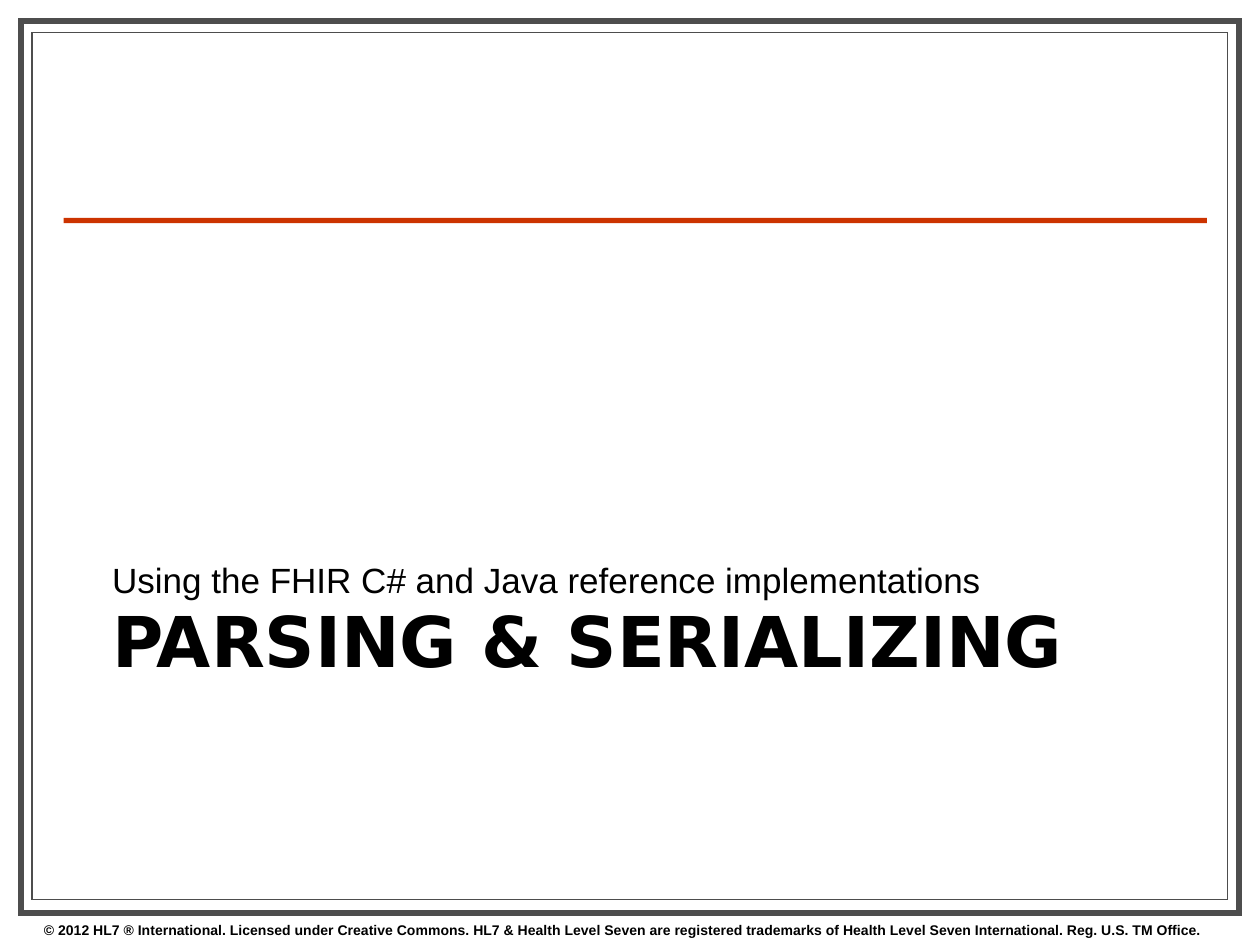
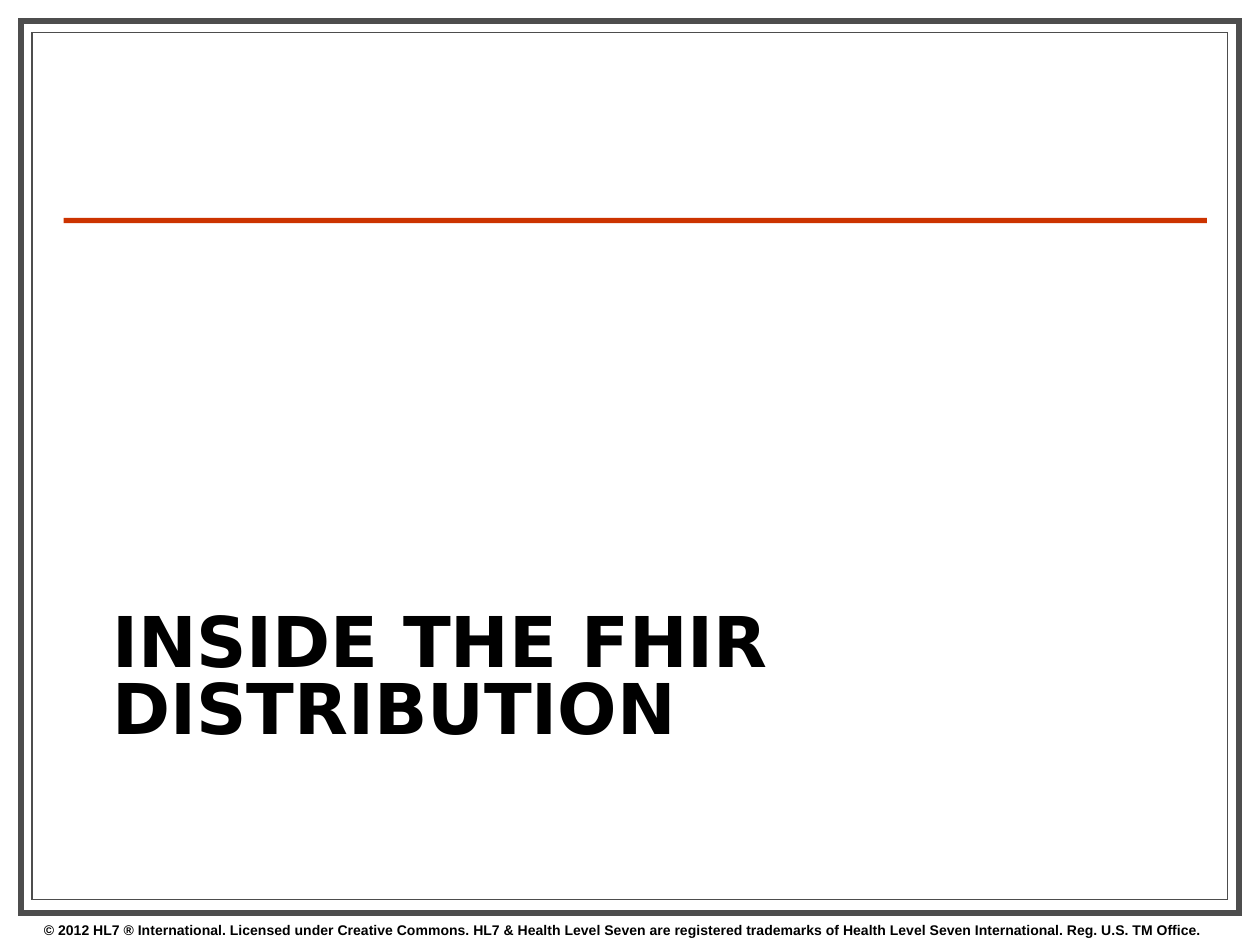
Before and after one commit to vista-novo/fhir, a slide deck: slide 85 of presentations/2013-01 Tutorials/201301 - Phoenix - FhirForDevelopersWGMTutorial.pptx (slide 78 before the commit). Drawn at 1260x945 pixels with LibreOffice and Linux fonts; fonts in the diff are those of the drawing; background and template pictures are left out. Boxes give left, top, right and bottom in pixels: in the first picture for what was removed or moved away, otherwise in the second. Text is boxed around its words. In the diff, an @@ line names an element or a change of style, - is before the commit and + after.

```diff
--- a/presentations/2013-01 Tutorials/201301 - Phoenix - FhirForDevelopersWGMTutorial.pptx
+++ b/presentations/2013-01 Tutorials/201301 - Phoenix - FhirForDevelopersWGMTutorial.pptx
@@ text removed at [112, 567, 980, 600] @@
-Using the FHIR C# and Java reference implementations
@@ title at [112, 615, 767, 735]: text changed @@
-PARSING & SERIALIZING
+INSIDE THE FHIR DISTRIBUTION
```
Also in this commit, not shown: 1 other slide changed, 17 slides added, 3 slides removed.
